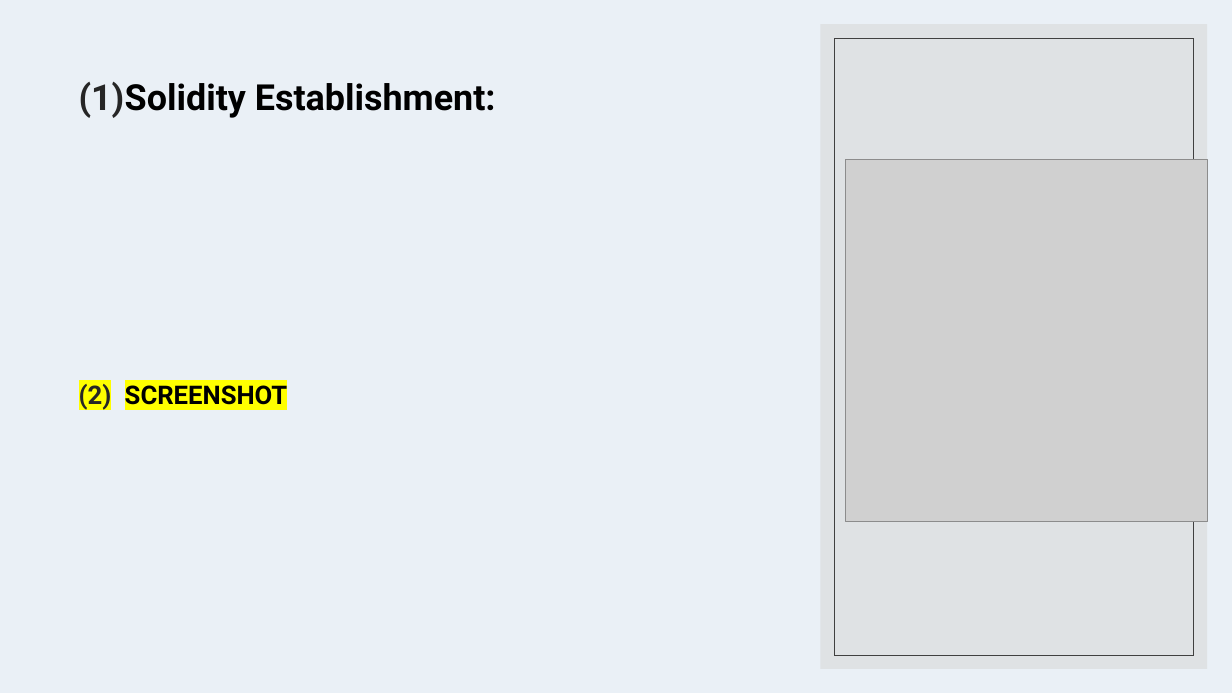
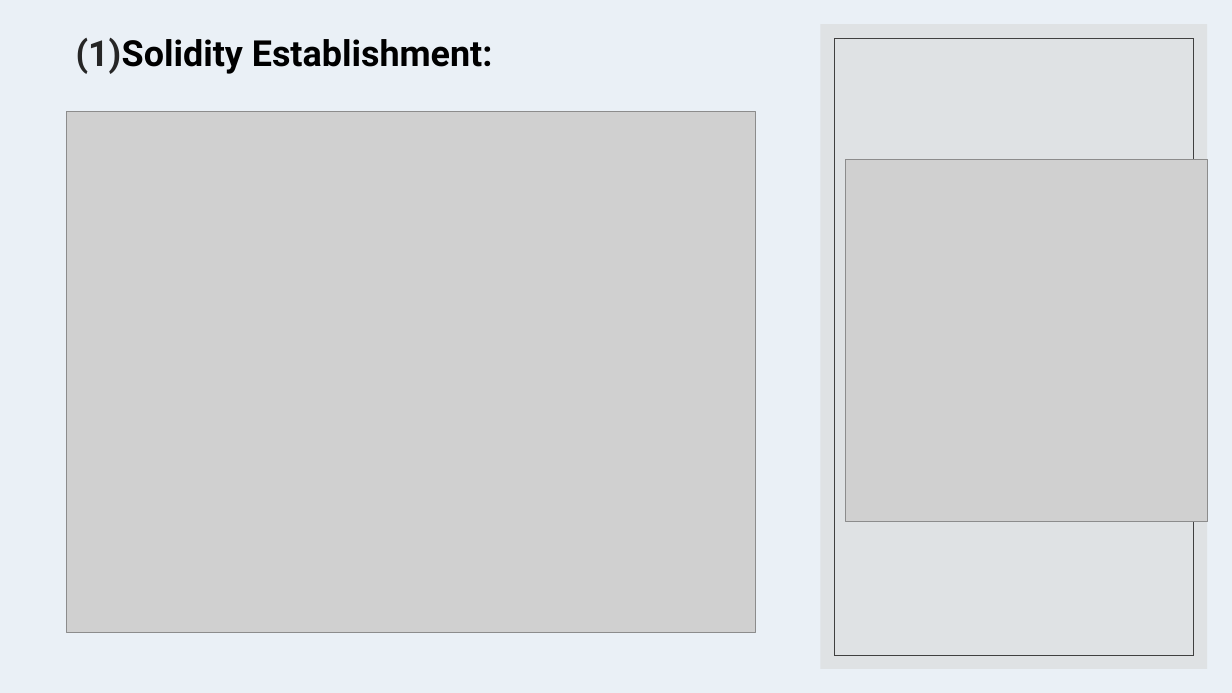
Before and after one commit to Damien-Nguyen/Electronic-Payment-Via-Smart-Contracts, a slide deck: slide 5 of Project 3.pptx. Drawn at 1232x693 pixels with LibreOffice and Linux fonts; fonts in the diff are those of the drawing; grey boxes stand for pictures. Boxes give left, top, right and bottom in pixels: in the first picture for what was removed or moved away, otherwise in the second. Text is boxed around its words. In the diff, an @@ line names an element or a change of style, - is before the commit and + after.

```diff
--- a/Project 3.pptx
+++ b/Project 3.pptx
@@ text "Solidity Establishment:": place and size @@
-text "Solidity Establishment:" at <box>79,82,496,410</box>
+text "Solidity Establishment:" at <box>76,38,493,74</box>
@@ picture added at <box>67,111,756,632</box> @@
@@ text at <box>125,380,288,410</box>: paragraph removed @@
-(2) SCREENSHOT
```
Also in this commit, not shown: 1 other slide changed, 1 slide added.
